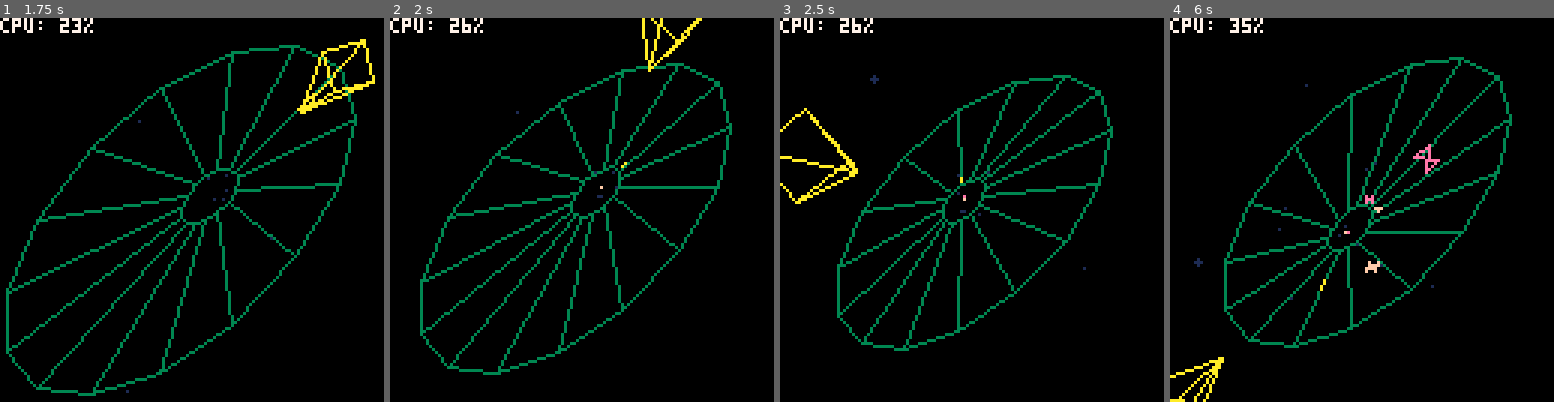
Above: before the commit, frames 1-4 (left to right).
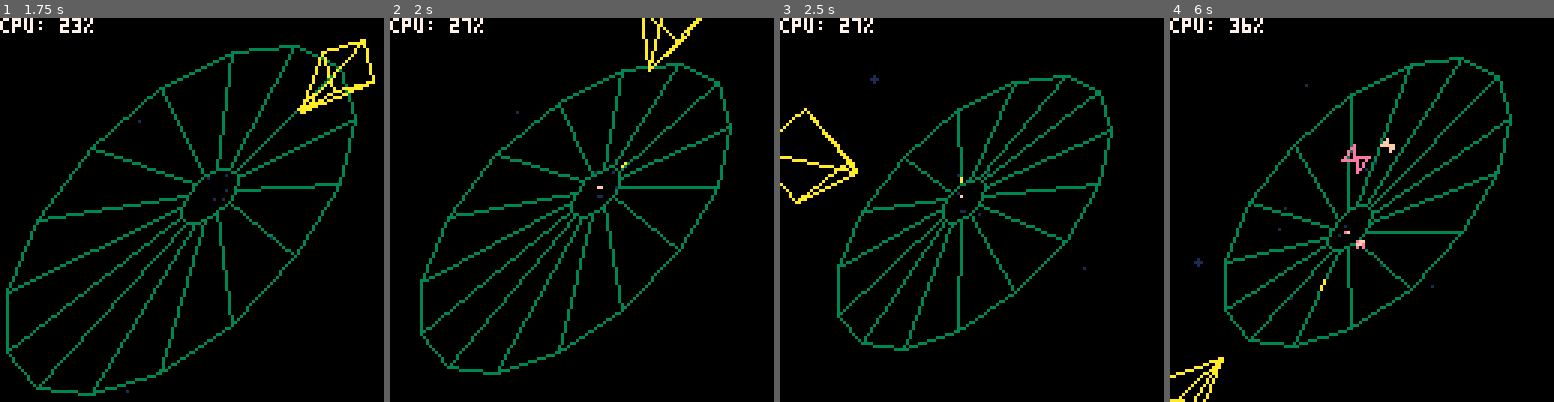
Above: after the commit, the same moments.

Repository: tesselode/web-pilot
Game: PICO-8 cartridge t1k.p8
Same seed, same stepped clock (60 frames per second), same inputs: the game is played once before the commit and once after it.
Inputs:
- Up to frame 1 (1.75 s): tap X (X key) at 0.33, 1.07 s; tap O (Z key) at 0.7, 1.7 s; hold Right from 1.6 s (still down)
- Up to frame 2 (2 s): keep holding Right; tap X (X key) at 1.85 s
- Up to frame 3 (2.5 s): release Right at 2.1 s; tap O (Z key) at 2.1 s; hold Right from 2.47 s (still down)
- Up to frame 4 (6 s): tap O (Z key) every 0.4 s from 2.5 to 5.7 s; tap X (X key) at 2.97, 4.08, 5.2 s; release Right at 3.03 s; hold Left 3.08-3.58 s; hold Right 4.02-4.68 s; hold Left 5.08-5.68 s

Frame 1 is identical in both runs. In frame 2, less than 0.1% of the frame differs, in the area x 18-55%, y 0-45%; in frame 3, less than 0.1%; in frame 4, 0.6%, in the area x 18-71%, y 0-67%.

Commit message:
difficulty increase stuff

Diff:
--- a/t1k.p8
+++ b/t1k.p8
@@ -381,14 +381,15 @@
 class.flipper.flip_speed = 1/30
 class.flipper.drag_speed = .0005
 
-function class.flipper:new(p3d, web, player, position, z, small)
+function class.flipper:new(p3d, web, player, difficulty, small)
 	self.p3d = p3d
 	self.web = web
 	self.player = player
-	self.position = position + .5
-	self.z = z
+	self.position = flr(rnd(#self.web.points)) + .5
+	self.z = .75
 	self.small = small
 	self.radius = small and 2 or 4
+	self.difficulty = difficulty
 	self.flip_timer = self.flip_interval
 	self.flip_direction = 0
 	self.flip_progress = 0
@@ -407,14 +408,14 @@
 	if self.z < self.web.min_z then
 		self.z += self.speed * 3
 	elseif self.z < 1 then
-		self.z += self.speed
+		self.z += self.speed * self.difficulty
 		if self.z > 1 then self.z = 1 end
 	end
 	if self.flip_direction == 0 and self.z > self.web.min_z then
 		if self.z == 1 then
-			self.flip_timer -= (self.small and 4 or 2)
+			self.flip_timer -= (self.small and 4 or 2) * self.difficulty
 		else
-			self.flip_timer -= (self.small and 2 or 1)
+			self.flip_timer -= (self.small and 2 or 1) * self.difficulty
 		end
 		if self.flip_timer <= 0 then
 			self.flip_timer += self.flip_interval
@@ -621,7 +622,7 @@
 	self.player = add(self.entities, class.player(self.web, 1))
 	self:init_stars()
 	self.spawn_timer = 1
-	self.spawn_multiplier = 1
+	self.difficulty = 1
 	self.enemies_killed = 0
 	self.zapper_online = false
 	self:init_listeners()
@@ -629,7 +630,7 @@
 
 function state.gameplay:update()
 	-- game feel
-	if freeze_frames > 8 then freeze_frames = 8 end
+	if freeze_frames > 6 then freeze_frames = 6 end
 	if freeze_frames > 0 then
 		freeze_frames -= 1
 		return
@@ -639,12 +640,12 @@
 	end
 
 	-- spawns
-	self.spawn_multiplier += .00025
-	self.spawn_timer -= 1/120 * self.spawn_multiplier
+	self.difficulty += .00025
+	self.spawn_timer -= 1/120 * self.difficulty
 	while self.spawn_timer <= 0 do
 		self.spawn_timer += 1
-		add(self.entities, class.flipper(self.p3d, self.web, self.player, flr(rnd(#self.web.points)), 0.75))
-		add(self.entities, class.flipper(self.p3d, self.web, self.player, flr(rnd(#self.web.points)), 0.75, true))
+		add(self.entities, class.flipper(self.p3d, self.web, self.player, self.difficulty))
+		add(self.entities, class.flipper(self.p3d, self.web, self.player, self.difficulty, true))
 		sfx(sound.spawn, 3)
 	end
 
@@ -745,36 +746,36 @@
 	print('cpu: ' .. flr(stat(1) * 200) .. '%', 0, 0, 7)
 end
 __gfx__
-00000000000001111110000000000000000000000000000000000000000000000000000000000000000000000000000000000000000000000000000000000000
-0000000000001cccccc1000000000000000000000000000000000000000000000000000000000000000000000000000000000000000000000000000000000000
-007007000001cccccccc100000000000000000000000000000000000000000000000000000000000000000000000000000000000000000000000000000000000
-00077000001cccccccccc10000000000000000000000000000000000000000000000000000000000000000000000000000000000000000000000000000000000
-0007700001ccccc77ccccc1000000000000000000000000000000000000000000000000000000000000000000000000000000000000000000000000000000000
-007007001ccccce77eccccc100000000000000000000000000000000000000000000000000000000000000000000000000000000000000000000000000000000
-000000001ccccee77eecccc100000000000000000000000000000000000000000000000000000000000000000000000000000000000000000000000000000000
-000000001ccc77777777ccc100000000000000000000000000000000000000000000000000000000000000000000000000000000000000000000000000000000
-000000001ccc77777777ccc100000000000000000000000000000000000000000000000000000000000000000000000000000000000000000000000000000000
-000000001ccccee77eecccc100000000000000000000000000000000000000000000000000000000000000000000000000000000000000000000000000000000
-000000001ccccce77eccccc100000000000000000000000000000000000000000000000000000000000000000000000000000000000000000000000000000000
-0000000001ccccc77ccccc1000000000000000000000000000000000000000000000000000000000000000000000000000000000000000000000000000000000
-00000000001cccccccccc10000000000000000000000000000000000000000000000000000000000000000000000000000000000000000000000000000000000
-000000000001cccccccc100000000000000000000000000000000000000000000000000000000000000000000000000000000000000000000000000000000000
-0000000000001cccccc1000000000000000000000000000000000000000000000000000000000000000000000000000000000000000000000000000000000000
-00000000000001111110000000000000000000000000000000000000000000000000000000000000000000000000000000000000000000000000000000000000
-…(17 lines of a section not shown)…
+0000000000000cccccc0000000000000000000000000000000000000000000000000000000000000000000000000000000000000000000000000000000000000
+000000000000c000000c000000000000000000000000000000000000000000000000000000000000000000000000000000000000000000000000000000000000
+00700700000c00000000c00000000000000000000000000000000000000000000000000000000000000000000000000000000000000000000000000000000000
+0007700000c0000000000c0000000000000000000000000000000000000000000000000000000000000000000000000000000000000000000000000000000000
+000770000c000007700000c000000000000000000000000000000000000000000000000000000000000000000000000000000000000000000000000000000000
+00700700c00000e77e00000c00000000000000000000000000000000000000000000000000000000000000000000000000000000000000000000000000000000
+00000000c0000ee77ee0000c00000000000000000000000000000000000000000000000000000000000000000000000000000000000000000000000000000000
+00000000c00077777777000c00000000000000000000000000000000000000000000000000000000000000000000000000000000000000000000000000000000
+00000000c00077777777000c00000000000000000000000000000000000000000000000000000000000000000000000000000000000000000000000000000000
+00000000c0000ee77ee0000c00000000000000000000000000000000000000000000000000000000000000000000000000000000000000000000000000000000
+00000000c00000e77e00000c00000000000000000000000000000000000000000000000000000000000000000000000000000000000000000000000000000000
+000000000c000007700000c000000000000000000000000000000000000000000000000000000000000000000000000000000000000000000000000000000000
+0000000000c0000000000c0000000000000000000000000000000000000000000000000000000000000000000000000000000000000000000000000000000000
+00000000000c00000000c00000000000000000000000000000000000000000000000000000000000000000000000000000000000000000000000000000000000
+000000000000c000000c000000000000000000000000000000000000000000000000000000000000000000000000000000000000000000000000000000000000
+0000000000000cccccc0000000000000000000000000000000000000000000000000000000000000000000000000000000000000000000000000000000000000
+…(17 lines of a section not shown)…
